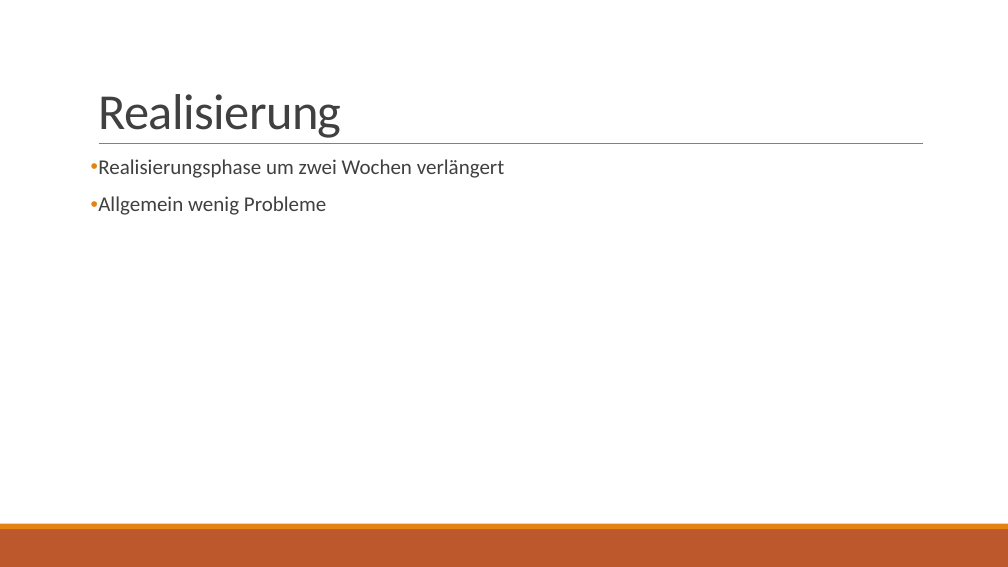
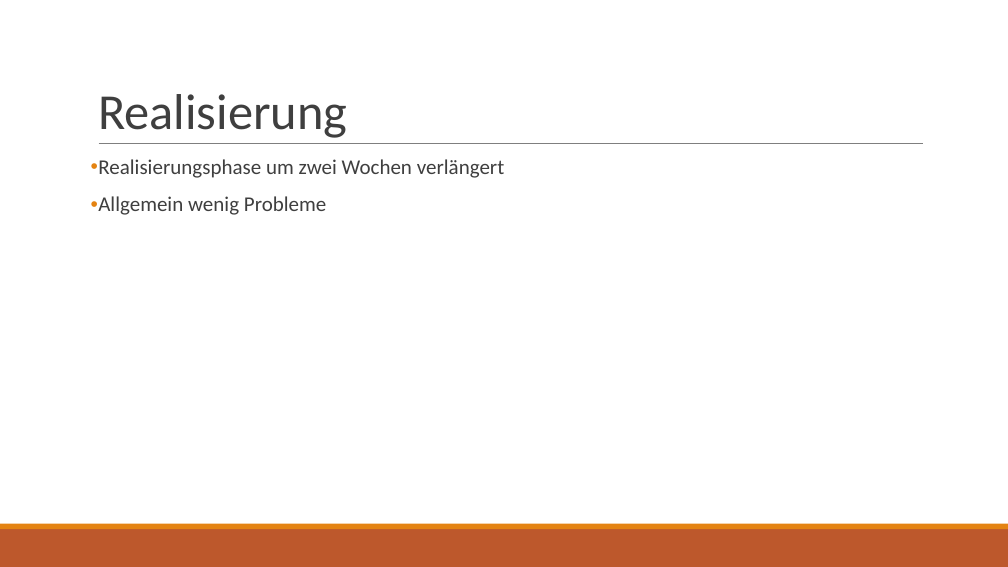
Before and after one commit to raphael-s/M306, a slide deck: slide 7 of docs/Projektpräsentation.pptx. Drawn at 1008x567 pixels with LibreOffice and Linux fonts; fonts in the diff are those of the drawing. Boxes give left, top, right and bottom in pixels: in the first picture for what was removed or moved away, otherwise in the second. Text is boxed around its words. In the diff, an @@ line names an element or a change of style, - is before the commit and + after.

```diff
--- a/docs/Projektpräsentation.pptx
+++ b/docs/Projektpräsentation.pptx
@@ title "Realisierung" at (98,94,347,138): text colour #404040 to #3F3F3F, letter spacing -0.5 to 0 pt @@
```
Also in this commit, not shown: 10 other slides changed, 1 slide added.
